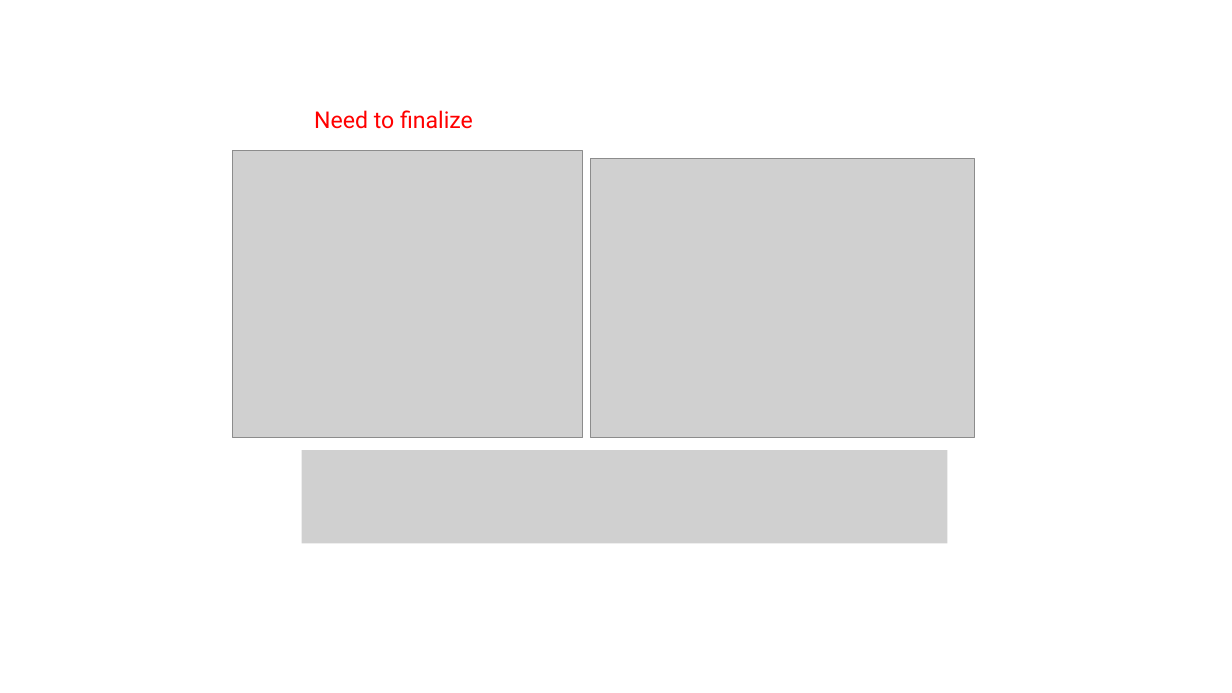
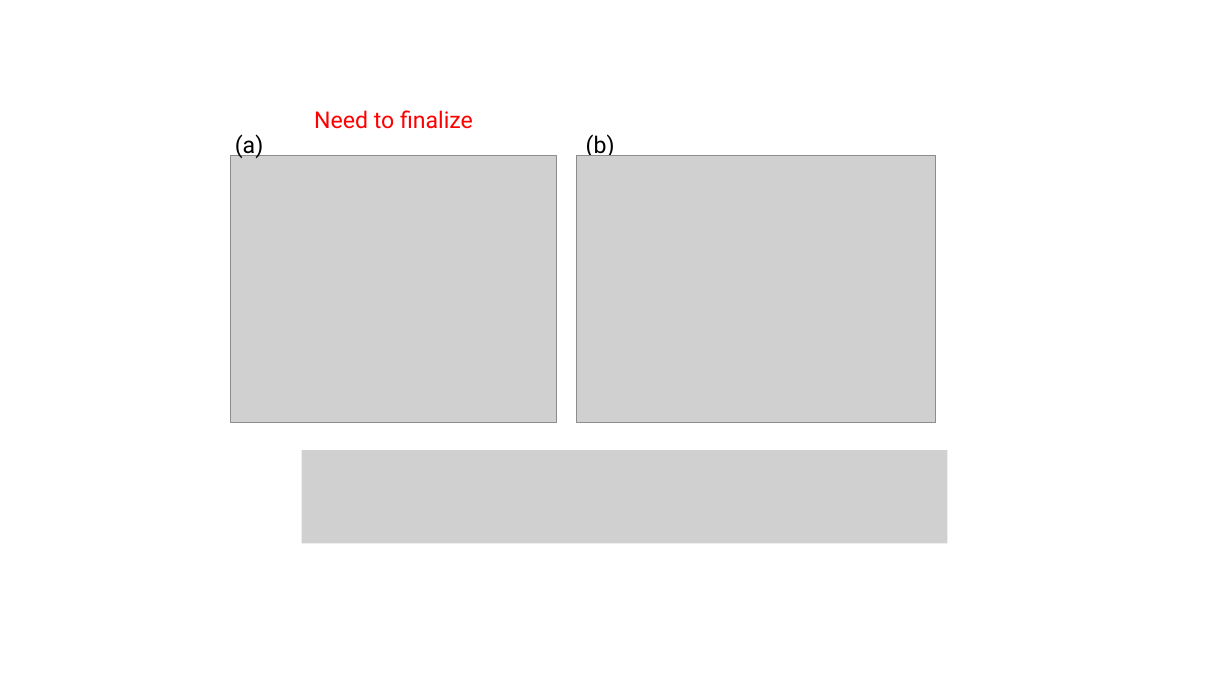
Before and after one commit to tyokokur/presentations, a slide deck: slide 4 of SYSG3_paper.pptx. Drawn at 1232x693 pixels with LibreOffice and Linux fonts; fonts in the diff are those of the drawing; grey boxes stand for pictures. Boxes give left, top, right and bottom in pixels: in the first picture for what was removed or moved away, otherwise in the second. Text is boxed around its words. In the diff, an @@ line names an element or a change of style, - is before the commit and + after.

```diff
--- a/SYSG3_paper.pptx
+++ b/SYSG3_paper.pptx
@@ text added at (235,134,263,158), 18 pt, text #000000 @@
+(a)
@@ text added at (586,134,615,158), 18 pt, text #000000 @@
+(b)
@@ picture: place and size @@
-picture at (233,151,583,438)
+picture at (231,156,557,423)
@@ picture: place and size @@
-picture at (591,159,974,438)
+picture at (577,156,935,423)
```
Also in this commit, not shown: 3 other slides changed.
